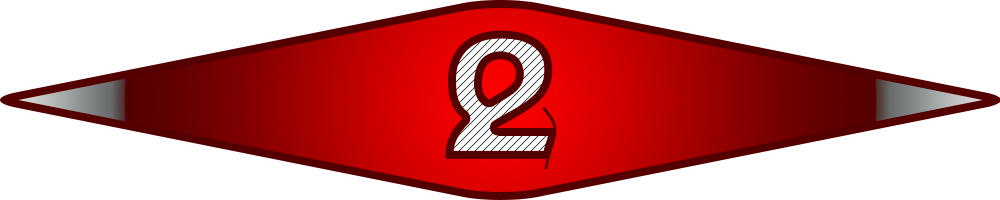
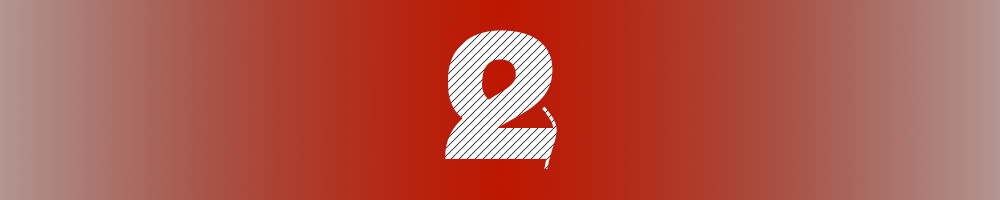
Before/after of a 1000 x 200 layered artwork. What changed in the layer stack:
removed layer "Forma 1" over 0, 0, 1000, 200
added layer "Capa 1" over 0, 0, 1000, 200
